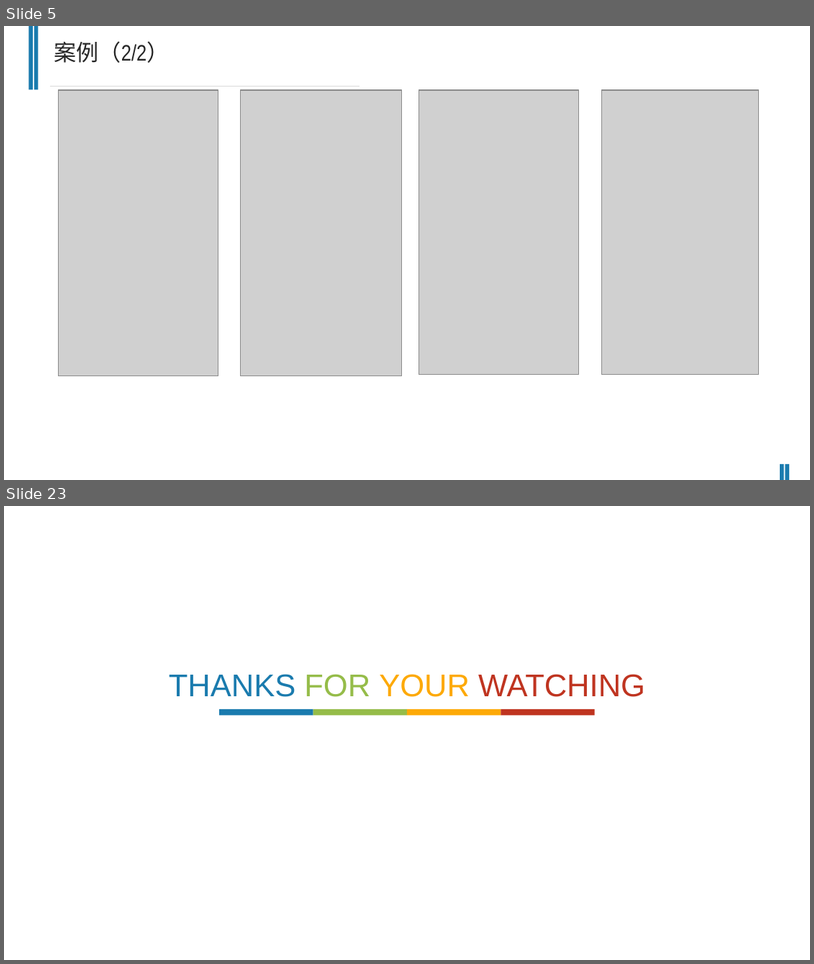
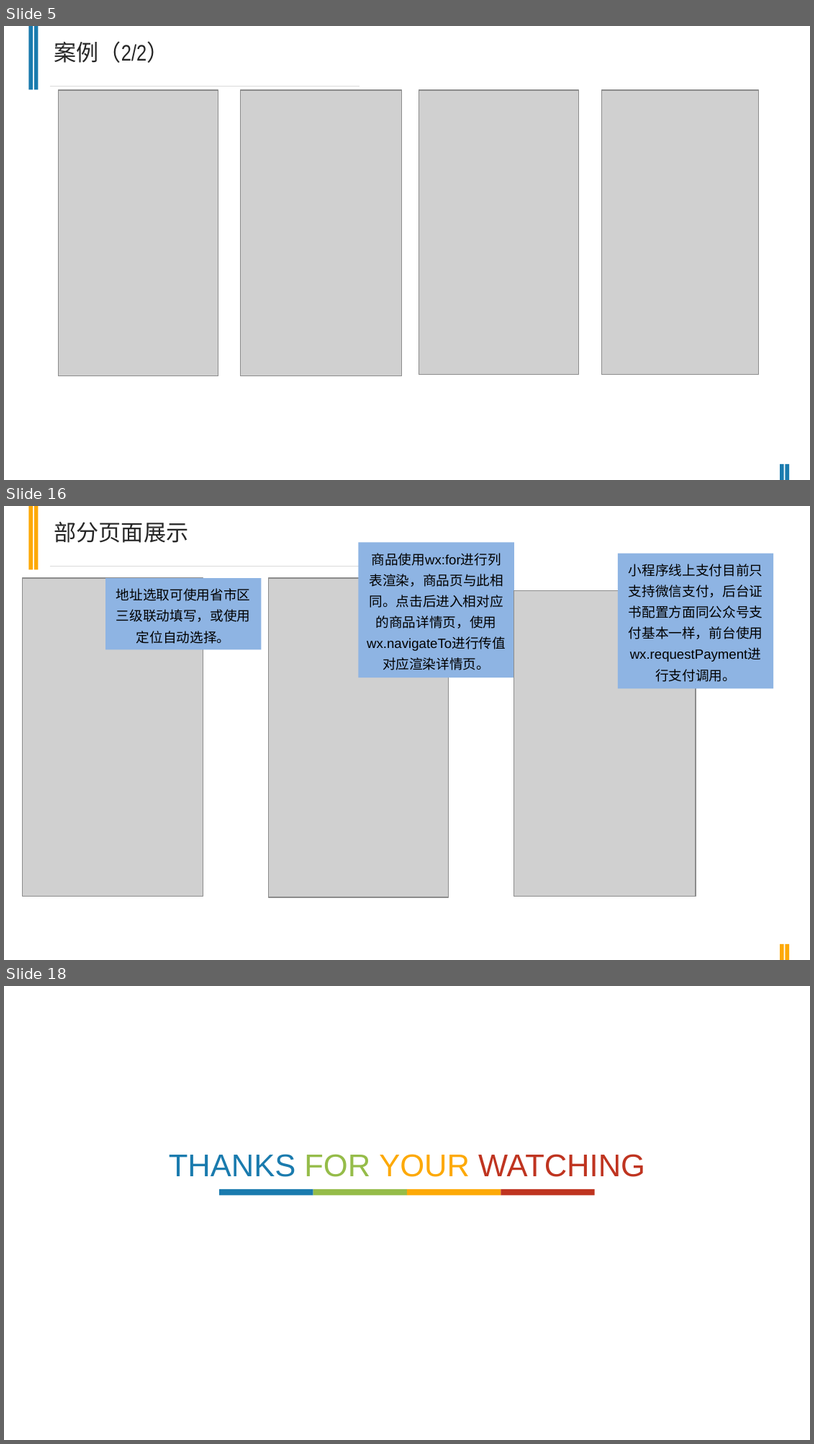
Before and after one commit to chanchunlei/weChat, a slide deck: ccl.pptx. Shown one above the other, each under a label of ours: slides 5 and 23 before the commit, slides 5, 16 and 18 after it; the slides between them are not shown. The pictures are 814x964 and 814x1444 pixels, drawn with LibreOffice and Linux fonts; fonts in the diff are those of the drawing; grey boxes stand for pictures. Boxes give left, top, right and bottom in pixels: in the first picture for what was removed or moved away, otherwise in the second. Text is boxed around its words. In the diff, an @@ line names an element or a change of style, - is before the commit and + after.

```diff
--- a/ccl.pptx
+++ b/ccl.pptx
@@ slide 16 added at bbox=[4, 506, 810, 960], background #FFFFFF; not listed: 1 template element that a slide beside it also shows @@
@@ rectangle added at bbox=[29, 506, 33, 569], fill #FDA907 @@
@@ rectangle added at bbox=[34, 506, 38, 569], fill #FDA907 @@
@@ text added at bbox=[54, 522, 188, 543], 20 pt, text #262626 @@
+部分页面展示
@@ rectangle added at bbox=[359, 542, 514, 678], fill #8EB4E3, 12 pt, text #000000 @@
+商品使用wx:for进行列表渲染，商品页与此相同。点击后进入相对应的商品详情页，使用wx.navigateTo进行传值对应渲染详情页。
@@ rectangle added at bbox=[618, 554, 774, 689], fill #8EB4E3, 12 pt, text #000000 @@
+小程序线上支付目前只支持微信支付，后台证书配置方面同公众号支付基本一样，前台使用wx.requestPayment进行支付调用。
@@ picture added at bbox=[23, 578, 204, 896] @@
@@ rectangle added at bbox=[106, 578, 261, 649], fill #8EB4E3, 12 pt, text #000000 @@
+地址选取可使用省市区三级联动填写，或使用定位自动选择。
@@ picture added at bbox=[268, 578, 449, 897] @@
@@ picture added at bbox=[514, 591, 696, 896] @@
@@ rectangle added at bbox=[781, 944, 784, 960], fill #FDA907 @@
@@ rectangle added at bbox=[785, 944, 790, 960], fill #FDA907 @@
@@ what was slide 23 is now slide 18 @@
```
Also in this commit, not shown: 3 slides changed, 9 other slides added, 16 slides removed.
